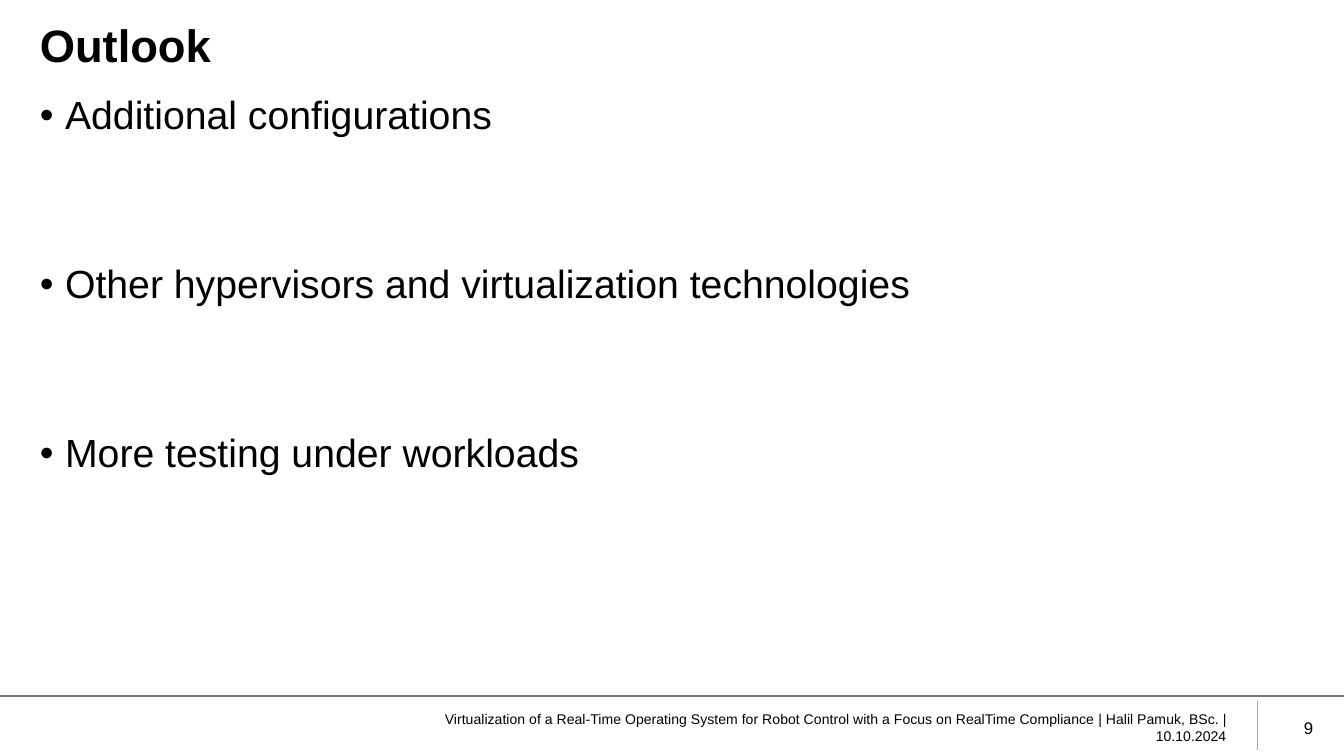
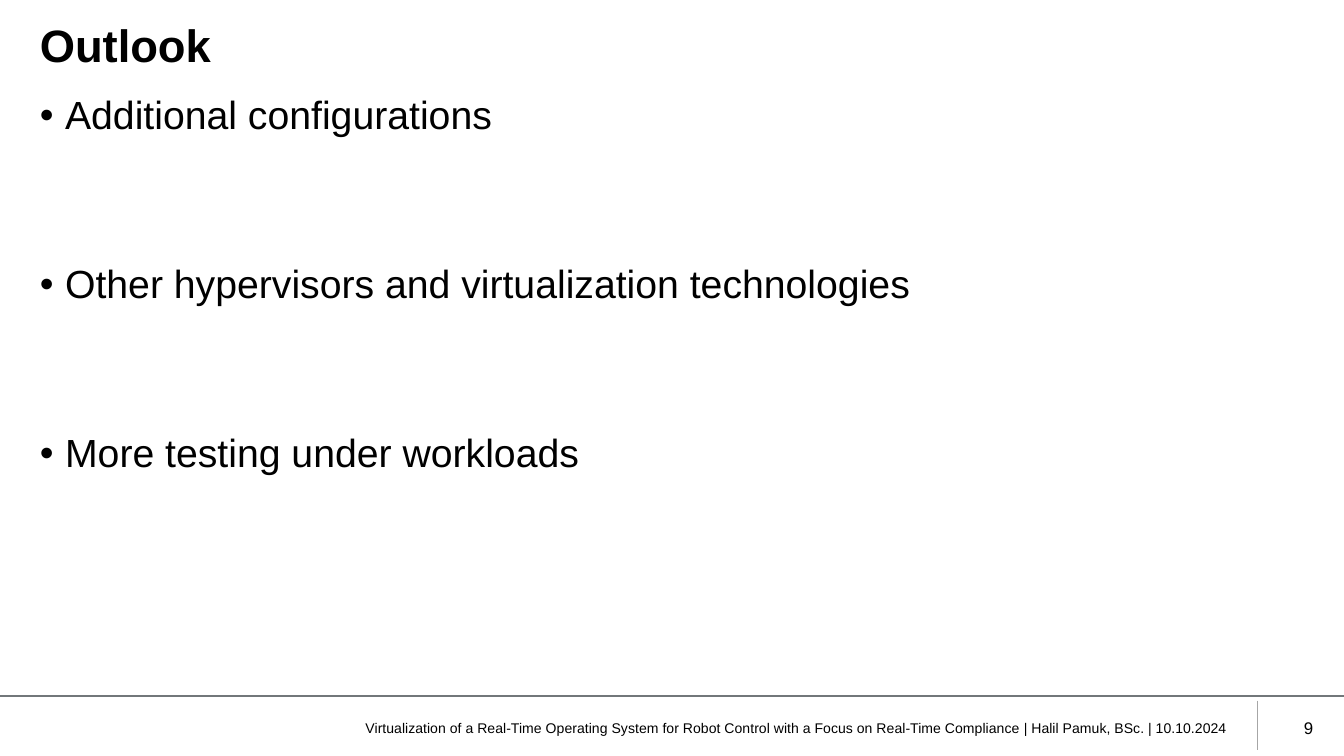
Before and after one commit to HIP24/Masterarbeit, a slide deck: slide 9 of Masterprüfung/Presentation/Pamuk_MT_Präsentation_10102024.pptx. Drawn at 1344x756 pixels with LibreOffice and Linux fonts; fonts in the diff are those of the drawing; background and template pictures are left out. Boxes give left, top, right and bottom in pixels: in the first picture for what was removed or moved away, otherwise in the second. Text is boxed around its words. In the diff, an @@ line names an element or a change of style, - is before the commit and + after.

```diff
--- a/Masterprüfung/Presentation/Pamuk_MT_Präsentation_10102024.pptx
+++ b/Masterprüfung/Presentation/Pamuk_MT_Präsentation_10102024.pptx
@@ text at (365,723,1227,736): text changed @@
-Virtualization of a Real-Time Operating System for Robot Control with a Focus on RealTime Compliance | Halil Pamuk, BSc. | 10.10.2024
+Virtualization of a Real-Time Operating System for Robot Control with a Focus on Real-Time Compliance | Halil Pamuk, BSc. | 10.10.2024
```
Also in this commit, not shown: 32 other slides changed, 1 other file.
